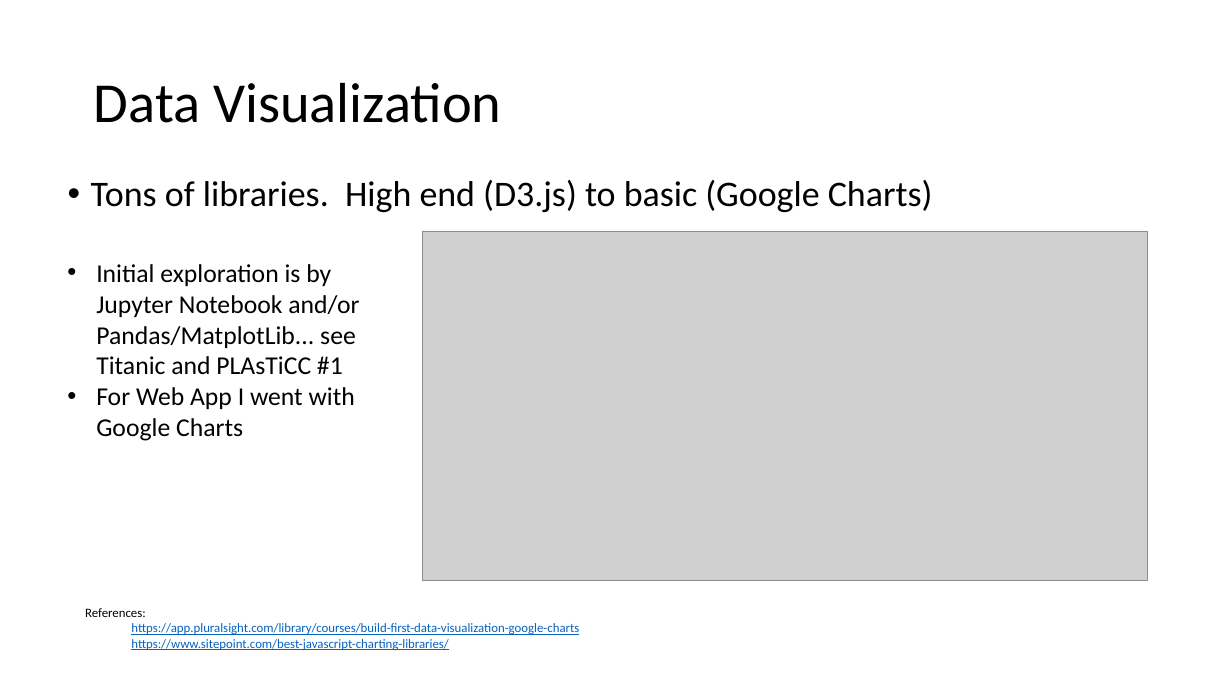
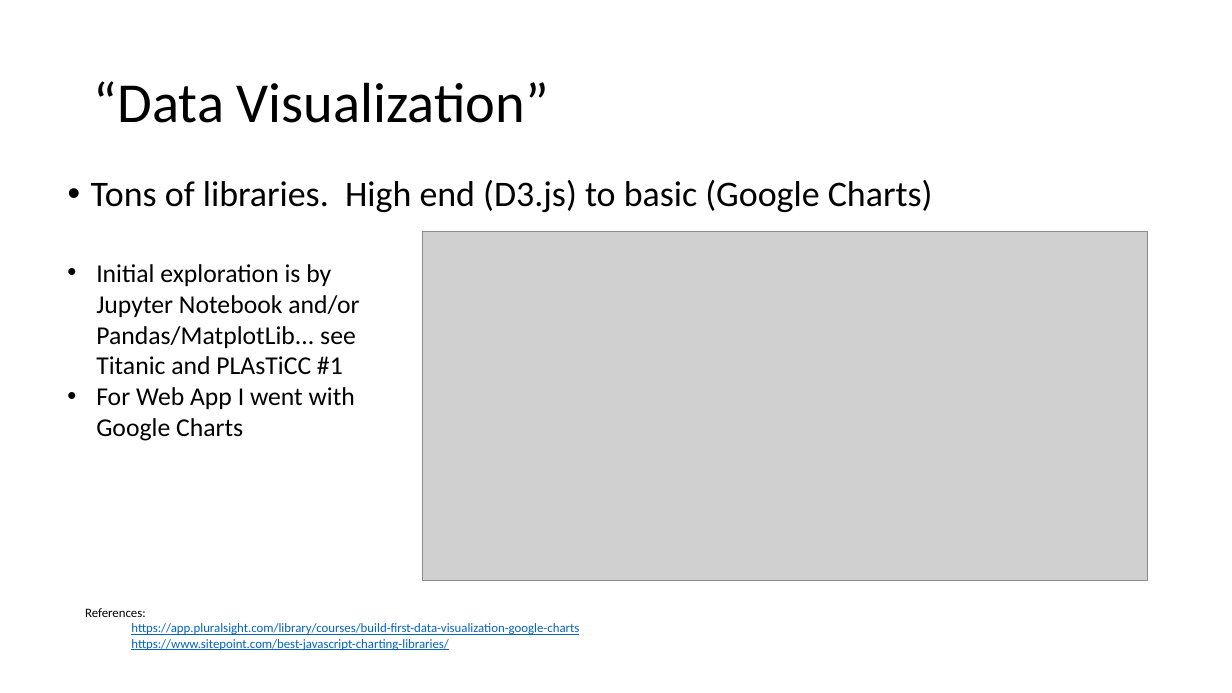
Before and after one commit to cwinsor/django_103_plasticc_and_ux, a slide deck: slide 32 of presentation.pptx (slide 20 before the commit). Drawn at 1232x693 pixels with LibreOffice and Linux fonts; fonts in the diff are those of the drawing; grey boxes stand for pictures. Boxes give left, top, right and bottom in pixels: in the first picture for what was removed or moved away, otherwise in the second. Text is boxed around its words. In the diff, an @@ line names an element or a change of style, - is before the commit and + after.

```diff
--- a/presentation.pptx
+++ b/presentation.pptx
@@ title at bbox=[94, 81, 549, 123]: text changed @@
-Data Visualization
+“Data Visualization”
```
Also in this commit, not shown: 17 other slides changed, 16 slides added, 3 slides removed, 4 other files.
